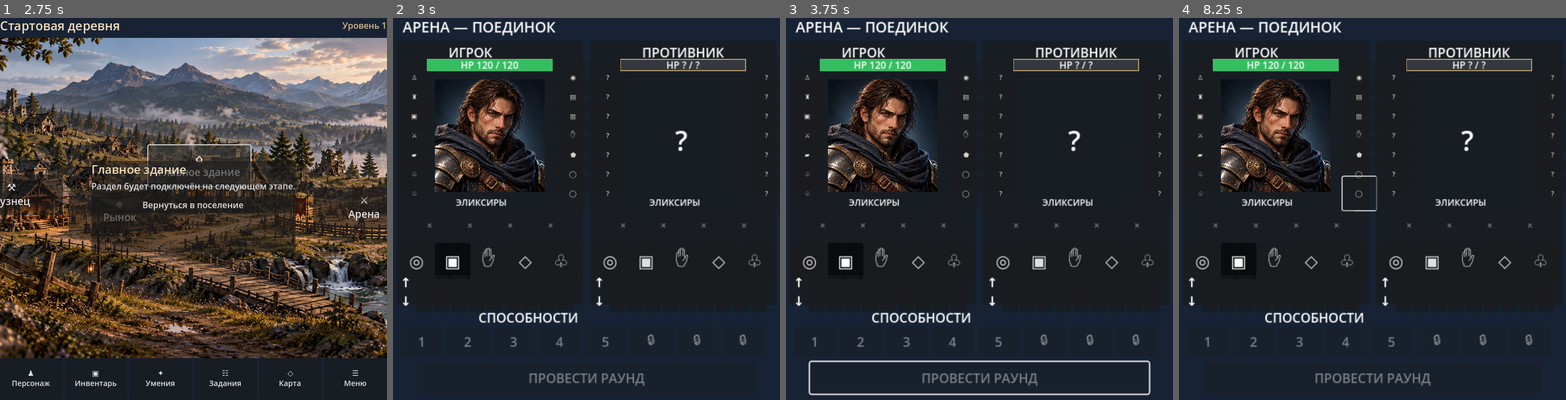
Above: before the commit, frames 1-4 (left to right).
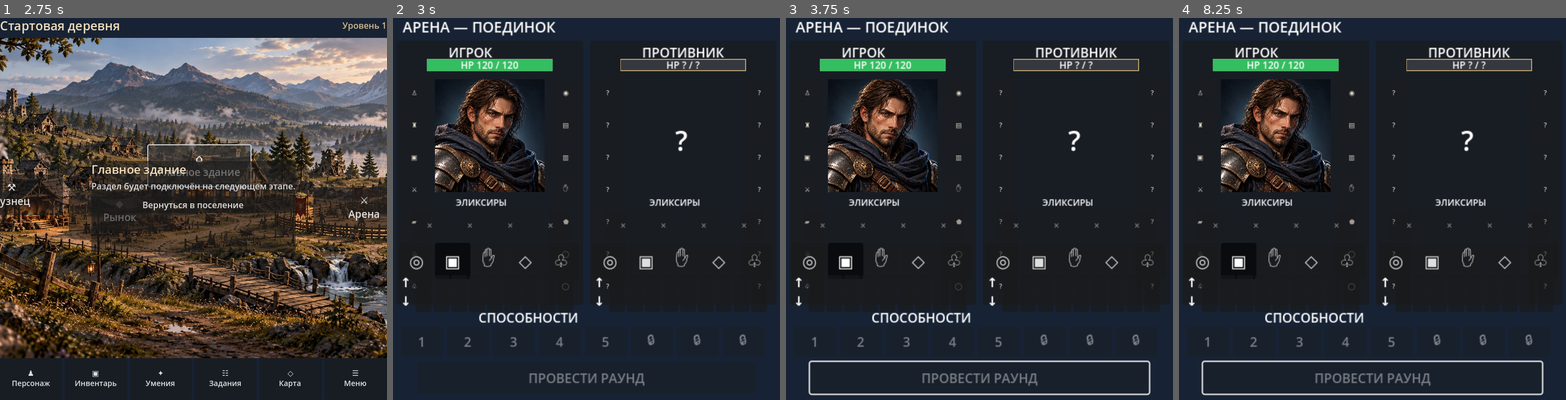
Above: after the commit, the same moments.

Repository: Archoniou1987/Battle-of-Artheon
Game: Godot game, scene res://scenes/main/main.tscn
Two runs of this game, one before a commit and one after it. Both use one fixed random seed, a clock stepped at 60 frames per second and the inputs below.
Inputs:
- Up to frame 1 (2.75 s): click "⚒ Кузнец" at 0.5 s; click "◆ Рынок" at 1.25 s; click "⌂ Главное здание" at 2 s
- Up to frame 2 (3 s): click "⚔ Арена" at 2.75 s
- Up to frame 3 (3.75 s): click "♟ Персонаж" at 3.5 s
- Up to frame 4 (8.25 s): click "▣ Инвентарь" at 4.25 s; click "✦ Умения" at 5 s; click "☷ Задания" at 5.75 s; click "◇ Карта" at 6.5 s; click "☰ Меню" at 7.25 s; click "Вернуться в поселение" at 8 s

Frame 1 is identical in both runs. In frame 2, 0.5% of the frame differs, in the area x 4-97%, y 14-72%; in frame 3, 0.5%; in frame 4, 1.9%, in the area x 4-97%, y 14-99%.

Commit message:
Fix arena equipment icon spacing and side alignment to prevent overlap

Diff:
--- a/ui/arena/arena_screen.gd
+++ b/ui/arena/arena_screen.gd
@@ -197,7 +197,7 @@
 			var slot: String = slots[index]
 			var icon := ItemIcon.new()
 			icon.name = slot
-			icon.position = Vector2(2 if side == 0 else 199, 25 + index * 24)
+			icon.position = Vector2(2 if side == 0 else 190, 44 + index * 40)
 			icon.custom_minimum_size = Vector2(30, 30)
 			icon.scale = Vector2.ONE * 0.74
 			inner.add_child(icon)
